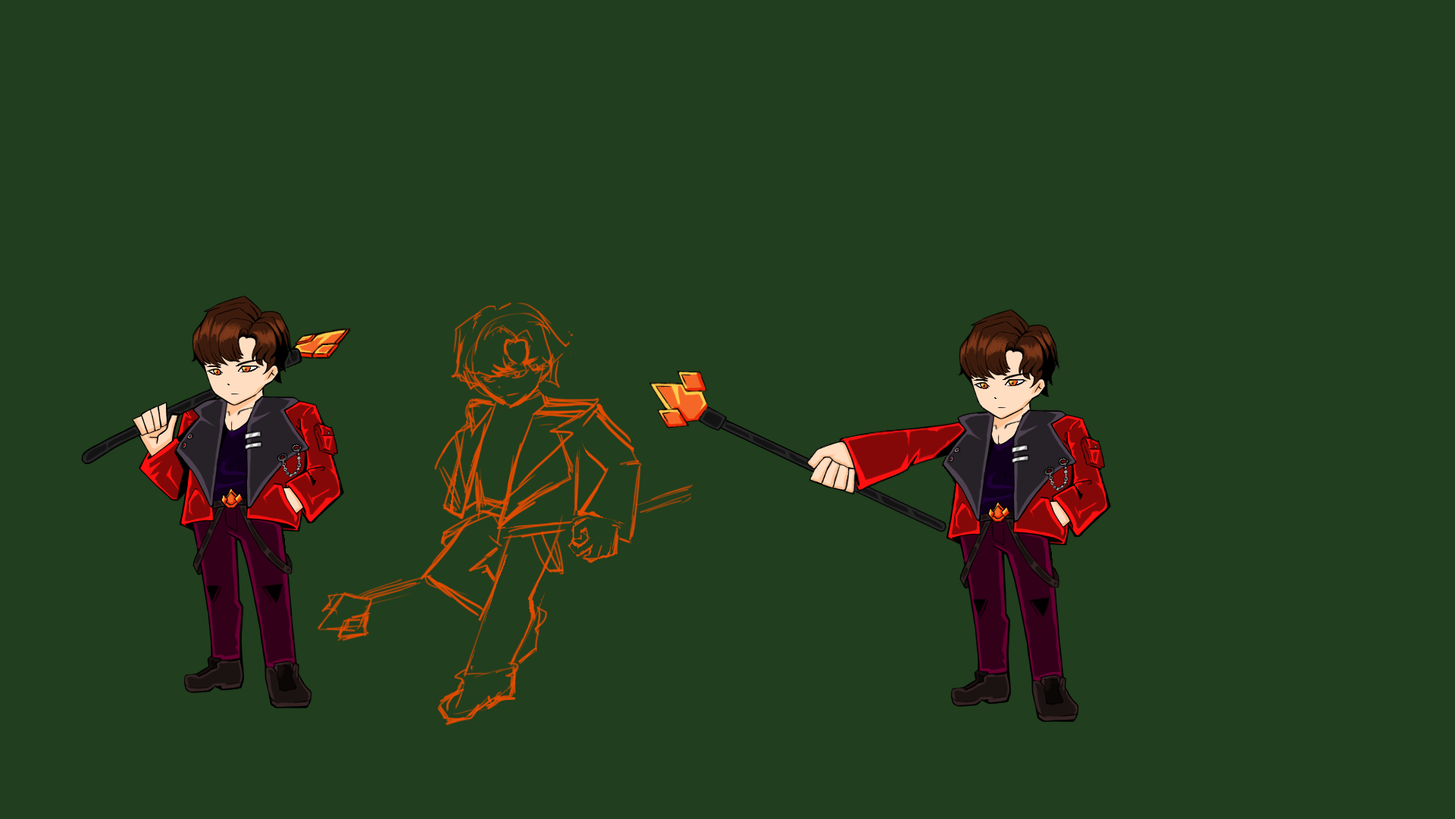
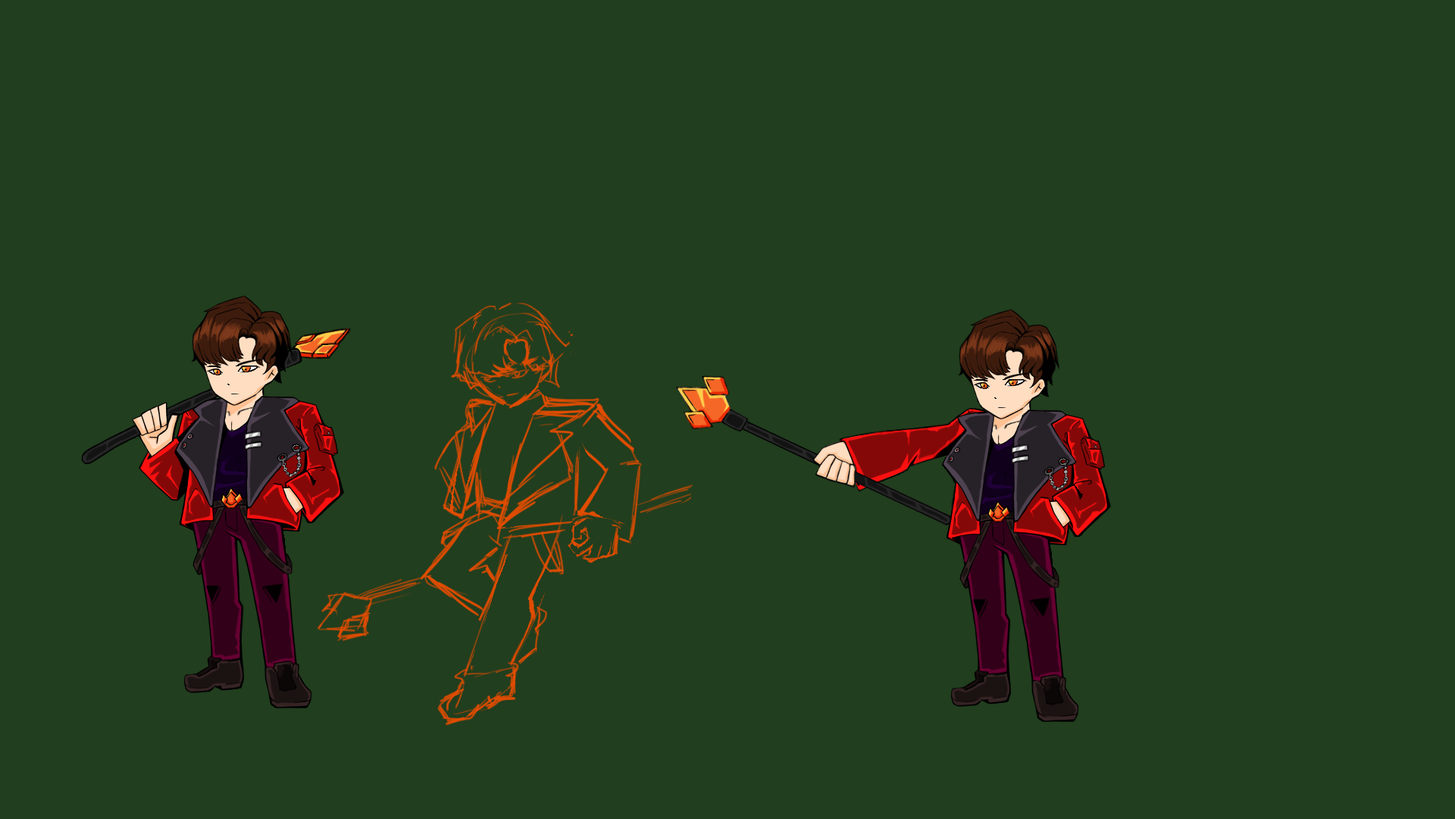
Before/after of a 1455 x 819 layered artwork. What changed in the layer stack:
painted on "화염족 어둠" (1st of 2, in "화염족 스킬시전" › "화염족 스탠딩tlsj") over bbox(807, 440, 857, 495)
added layer "Layer 1" in group "화염족 스탠딩tlsj" over bbox(853, 469, 952, 526)
painted on "화염족 선" (1st of 2, in "화염족 스킬시전" › "화염족 스탠딩tlsj") over bbox(805, 359, 1062, 495)
painted on "화염족 빛" (1st of 2, in "화염족 스킬시전" › "화염족 스탠딩tlsj") over bbox(947, 362, 1062, 436)
painted on "화염족 채색" (1st of 2, in "화염족 스킬시전" › "화염족 스탠딩tlsj") over bbox(805, 362, 1062, 495)
added layer "지팡이 copy" in group "화염족 스탠딩tlsj" over bbox(674, 373, 952, 526)
hid "지팡이 선", painted on it over bbox(648, 369, 953, 533)
hid "지팡이 빛", painted on it over bbox(651, 371, 952, 531)
hid "지팡이 어둠", painted on it over bbox(658, 371, 732, 429)
hid "지팡이 채색", painted on it over bbox(651, 371, 953, 532)
